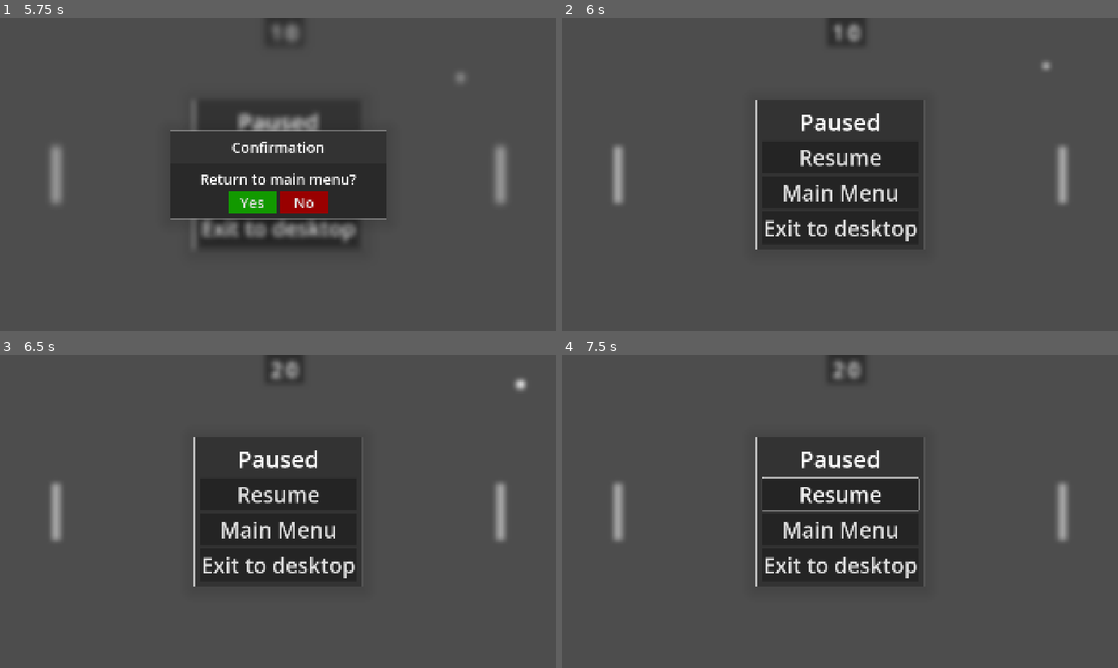
Above: before the commit, frames 1-4 (two rows, left to right).
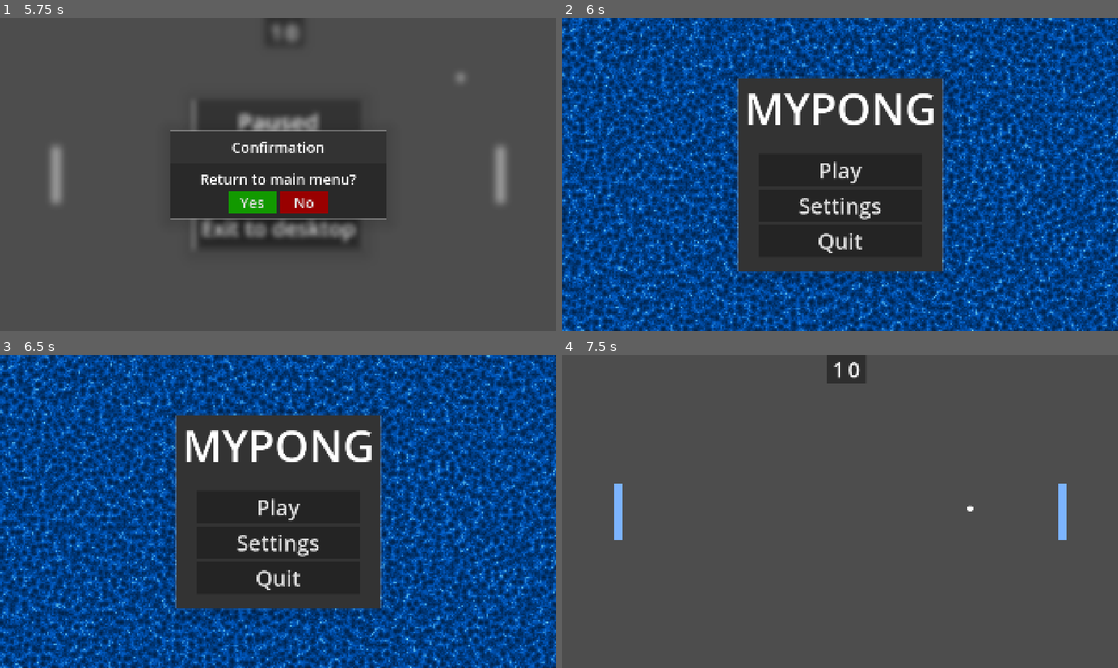
Above: after the commit, the same moments.

Repository: Telokis/MyPong
Game: Godot game, scene res://Scenes/Game/game.tscn
Two runs of this game, one before a commit and one after it. Both use one fixed random seed, a clock stepped at 60 frames per second and the inputs below.
Inputs (mouse positions are in pixels of both pictures, inside the frame that each line leads up to):
- Up to frame 1 (5.75 s): tap Enter (ui_accept) at 0.5, 0.77, 1.25, 1.52, 2, 2.75, 3.02, 3.77 s; move the mouse to (400, 158) at 0.52 s; click (400, 158) at 0.67 s; move the mouse to (166, 190) at 1.27 s; click (166, 190) at 1.42 s; move the mouse to (333, 105) at 2.02 s; click (333, 105) at 2.17 s; move the mouse to (250, 237) at 2.77 s; click (250, 237) at 2.92 s; move the mouse to (444, 221) at 3.52 s; click (444, 221) at 3.67 s; tap Escape (pause) at 4.15 s; click "Main Menu" at 4.25 s; click "Resume" at 5 s
- Up to frame 2 (6 s): click "Yes" at 5.75 s
- Up to frame 3 (6.5 s): no input
- Up to frame 4 (7.5 s): click (840, 508) at 6.5 s, where only the run after the commit has a clickable "Play"; tap Enter (ui_accept) at 7.25 s; move the mouse to (673, 464) at 7.27 s; click (673, 464) at 7.42 s

Frame 1 is identical in both runs. In frame 2, 86% of the frame differs, in the area x 0-100%, y 0-100%; in frame 3, 86%; in frame 4, 15%.

Commit message:
Save

Diff:
--- a/Ball/ball.tscn
+++ b/Ball/ball.tscn
@@ -39,8 +39,8 @@
 
 [sub_resource type="AnimationLibrary" id="AnimationLibrary_costy"]
 _data = {
-"RESET": SubResource("Animation_5vmxi"),
-"score": SubResource("Animation_7x0m5")
+&"RESET": SubResource("Animation_5vmxi"),
+&"score": SubResource("Animation_7x0m5")
 }
 
 [node name="Ball" type="CharacterBody2D"]
@@ -72,7 +72,7 @@
 
 [node name="AnimationPlayer" type="AnimationPlayer" parent="."]
 libraries = {
-"": SubResource("AnimationLibrary_costy")
+&"": SubResource("AnimationLibrary_costy")
 }
 
 [connection signal="animation_finished" from="AnimationPlayer" to="." method="_on_animation_player_animation_finished"]
--- a/Scenes/MainMenu/main_menu.gd
+++ b/Scenes/MainMenu/main_menu.gd
@@ -16,6 +16,10 @@
 	menu.hide()
 	settings_menu.show()
 
+func _on_settings_menu_back_requested() -> void:
+	settings_menu.hide()
+	menu.show()
+
 
 func _on_exit_button_pressed() -> void:
 	var confirmed = await confirm_modal.ask_confirmation("Do you really want to quit?", "Yes", "No")
--- a/Scenes/MainMenu/main_menu.tscn
+++ b/Scenes/MainMenu/main_menu.tscn
@@ -63,6 +63,8 @@
 
 [node name="MarginContainer" type="MarginContainer" parent="Menu/PanelContainer"]
 layout_mode = 2
+theme_override_constants/margin_left = 20
+theme_override_constants/margin_right = 20
 
 [node name="VBoxContainer" type="VBoxContainer" parent="Menu/PanelContainer/MarginContainer"]
 layout_mode = 2
@@ -117,3 +119,4 @@
 [connection signal="pressed" from="Menu/PanelContainer/MarginContainer/VBoxContainer/MarginContainer/VBoxContainer/PlayButton" to="." method="_on_play_button_pressed"]
 [connection signal="pressed" from="Menu/PanelContainer/MarginContainer/VBoxContainer/MarginContainer/VBoxContainer/SettingsButton" to="." method="_on_settings_button_pressed"]
 [connection signal="pressed" from="Menu/PanelContainer/MarginContainer/VBoxContainer/MarginContainer/VBoxContainer/ExitButton" to="." method="_on_exit_button_pressed"]
+[connection signal="back_requested" from="SettingsMenu" to="." method="_on_settings_menu_back_requested"]
--- a/Scenes/SettingsMenu/settings_menu.gd
+++ b/Scenes/SettingsMenu/settings_menu.gd
@@ -1,9 +1,10 @@
 extends Control
 
-const MAIN_MENU = preload("res://Scenes/MainMenu/main_menu.tscn")
+## Used when the user presses the "back" button
+signal back_requested
 
 func _on_back_button_pressed() -> void:
-	get_tree().change_scene_to_packed(MAIN_MENU)
+	back_requested.emit()
 
 
 func _on_master_volume_h_slider_value_changed(value: float) -> void:
--- a/Scenes/SettingsMenu/settings_menu.tscn
+++ b/Scenes/SettingsMenu/settings_menu.tscn
@@ -59,9 +59,9 @@
 
 [node name="MarginContainer" type="MarginContainer" parent="ColorRect/PanelContainer"]
 layout_mode = 2
-theme_override_constants/margin_left = 20
+theme_override_constants/margin_left = 50
 theme_override_constants/margin_top = 20
-theme_override_constants/margin_right = 20
+theme_override_constants/margin_right = 50
 theme_override_constants/margin_bottom = 20
 
 [node name="VBoxContainer2" type="VBoxContainer" parent="ColorRect/PanelContainer/MarginContainer"]
@@ -78,13 +78,13 @@
 
 [node name="HBoxContainer" type="HBoxContainer" parent="ColorRect/PanelContainer/MarginContainer/VBoxContainer2"]
 layout_mode = 2
-theme_override_constants/separation = 10
+size_flags_vertical = 4
+theme_override_constants/separation = 15
 
 [node name="MasterVolumeLabel" type="Label" parent="ColorRect/PanelContainer/MarginContainer/VBoxContainer2/HBoxContainer"]
 layout_mode = 2
 size_flags_horizontal = 4
-text = "Master volume
-"
+text = "Master volume"
 
 [node name="MasterVolumeHSlider" type="HSlider" parent="ColorRect/PanelContainer/MarginContainer/VBoxContainer2/HBoxContainer"]
 unique_name_in_owner = true
--- a/project.godot
+++ b/project.godot
@@ -12,7 +12,7 @@
 
 config/name="MyPong"
 run/main_scene="res://Scenes/Game/game.tscn"
-config/features=PackedStringArray("4.3", "Forward Plus")
+config/features=PackedStringArray("4.4", "Forward Plus")
 config/icon="res://icon.svg"
 
 [autoload]
--- a/ui/PauseMenu/pause_menu.gd
+++ b/ui/PauseMenu/pause_menu.gd
@@ -21,7 +21,7 @@
 
 	if confirmed:
 		get_tree().paused = false
-		get_tree().change_scene_to_file("res://ui/MainMenu/main_menu.tscn")
+		get_tree().change_scene_to_file("res://Scenes/MainMenu/main_menu.tscn")
 
 func _on_exit_button_pressed():
 	var confirmed = await confirm_modal.ask_confirmation("Do you really want to quit?", "Yes", "No")
--- a/ui/PauseMenu/pause_menu.tscn
+++ b/ui/PauseMenu/pause_menu.tscn
@@ -13,7 +13,7 @@
 process_mode = 2
 script = ExtResource("1_d2108")
 
-[node name="BackBufferCopy1" type="BackBufferCopy" parent="."]
+[node name="BackBufferCopy_Main" type="BackBufferCopy" parent="."]
 copy_mode = 2
 
 [node name="Control" type="ColorRect" parent="."]
@@ -85,7 +85,7 @@
 theme_type_variation = &"HugeButton"
 text = "Exit to desktop"
 
-[node name="BackBufferCopy2" type="BackBufferCopy" parent="."]
+[node name="BackBufferCopy_ForConfirm" type="BackBufferCopy" parent="."]
 copy_mode = 2
 
 [node name="ConfirmModal" parent="." instance=ExtResource("4_jvunp")]
Not shown, added: Autoload/game_manager.gd.uid
Not shown, added: Ball/ball.gd.uid
Not shown: 1 places in Ball/ball.tscn that only renumber resources
Not shown, added: Ball/ball_sprite.gd.uid
Not shown, added: ColoredCircle/colored_circle.gd.uid
Not shown: 1 places in ColoredCircle/colored_circle.tscn that only renumber resources
Not shown, added: Goal/goal.gd.uid
Not shown: 1 places in Goal/goal.tscn that only renumber resources
Not shown, added: Paddle/controllers/player_paddle_controller.gd.uid
Not shown: 1 places in Paddle/controllers/player_paddle_controller.tscn that only renumber resources
Not shown, added: Scenes/Game/game.gd.uid
Not shown: 1 places in Scenes/Game/game.tscn that only renumber resources
(and 13 more such lines)
